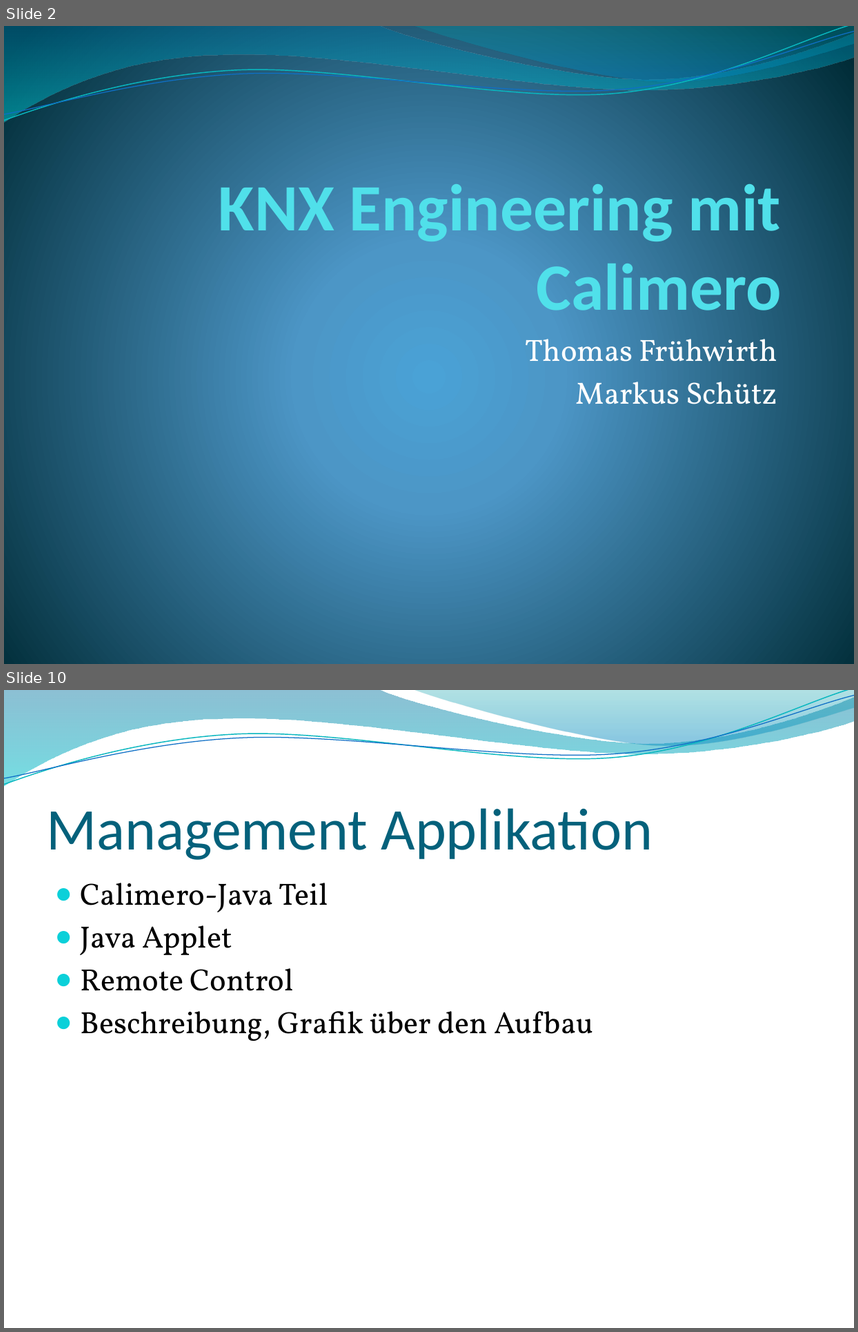
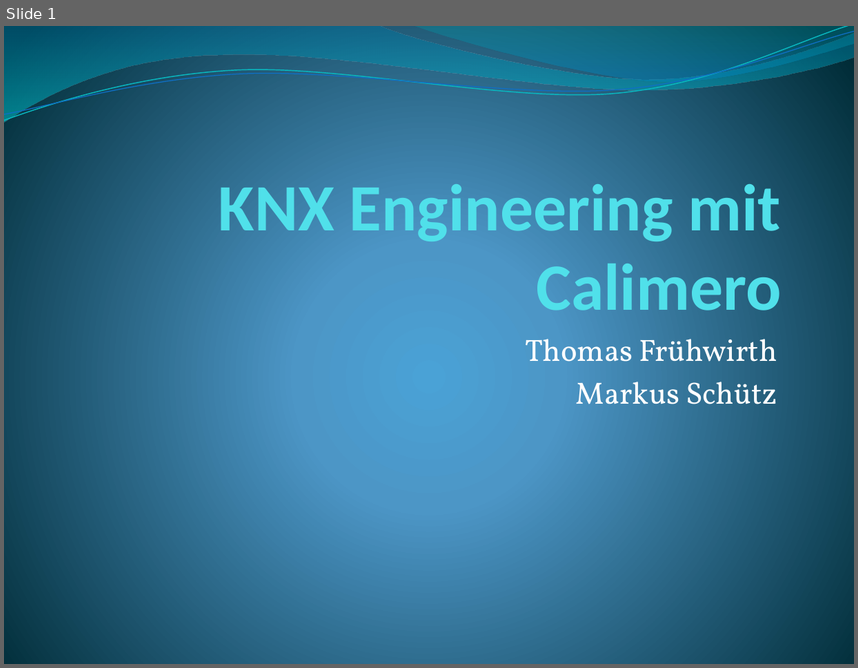
Before and after one commit to thomasfruehwirth/HBA, a slide deck: Praesentation/HBA_KNX_Frueh.pptx. Shown one above the other, each under a label of ours: slides 2 and 10 before the commit, slide 1 after it; the slides between them are not shown. The pictures are 858x1332 and 858x668 pixels, drawn with LibreOffice and Linux fonts; fonts in the diff are those of the drawing; background and template pictures are left out. Boxes give left, top, right and bottom in pixels: in the first picture for what was removed or moved away, otherwise in the second. Text is boxed around its words. In the diff, an @@ line names an element or a change of style, - is before the commit and + after.

Commit message:
letzte Version von KNX Teil und Präsentation hinzugefügt

```diff
--- a/Praesentation/HBA_KNX_Frueh.pptx
+++ b/Praesentation/HBA_KNX_Frueh.pptx
@@ slide 10 removed at (4,690,854,1328), background picture (left out); not listed: 4 template elements that a slide beside it also shows @@
@@ title removed at (47,808,653,860) @@
-Management Applikation
@@ text removed at (81,883,593,1041) @@
-● Calimero-Java Teil
-● Java Applet
-● Remote Control
-● Beschreibung, Grafik über den Aufbau
@@ what was slide 2 is now slide 1 @@
```
Also in this commit, not shown: 7 slides changed, 9 slides added, 2 other slides removed, 43 other files.
